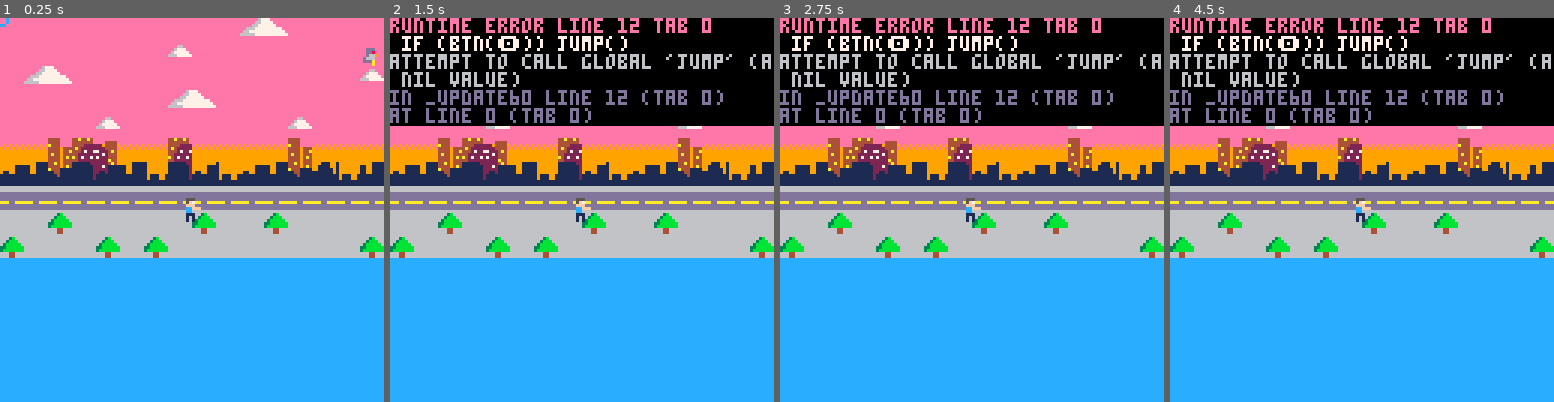
Above: before the commit, frames 1-4 (left to right).
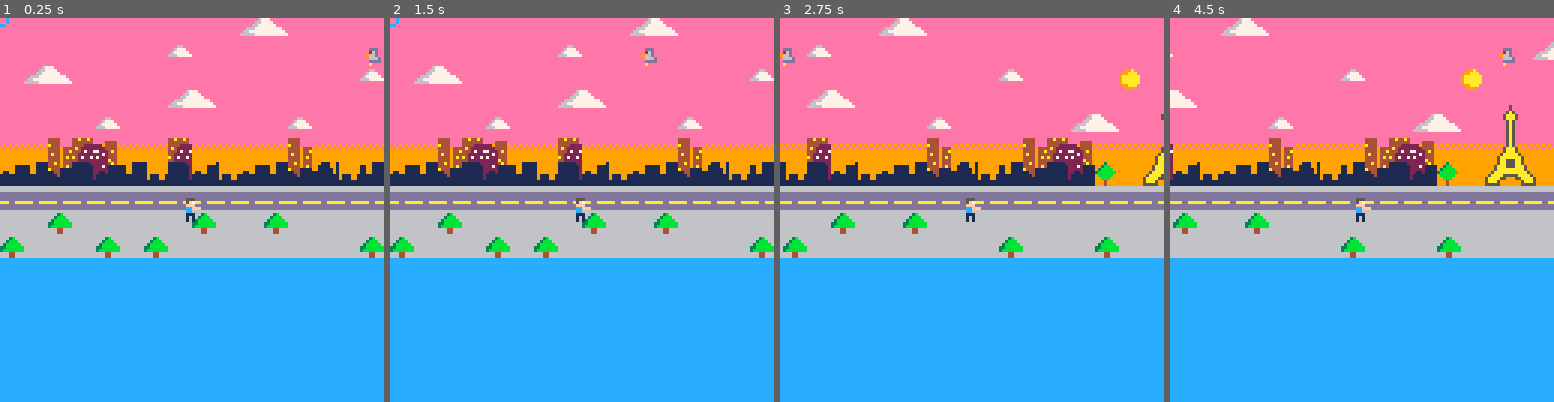
Above: after the commit, the same moments.

Repository: julie17-d/projet-collectif---pico-8
Game: PICO-8 cartridge commun.p8
The game is run twice, just before and just after one commit, with the same random seed, the same clock (stepped at 60 frames per second) and the same inputs.
Inputs:
- Up to frame 1 (0.25 s): no input
- Up to frame 2 (1.5 s): tap X (X key) at 0.33, 1.07 s; tap O (Z key) at 0.7 s
- Up to frame 3 (2.75 s): hold Right 1.6-2.1 s; tap O (Z key) at 1.7, 2.1, 2.5 s; tap X (X key) at 1.85 s; hold Right from 2.47 s (still down)
- Up to frame 4 (4.5 s): tap O (Z key) every 0.4 s from 2.9 to 4.1 s; tap X (X key) at 2.97, 4.08 s; release Right at 3.03 s; hold Left 3.08-3.58 s; hold Right from 4.02 s (still down)

The runs differ from the first frame. In frame 1, 0.1% of the frame differs, in the area x 94-100%, y 7-13%; in frame 2, 27%; in frame 3, 35%; in frame 4, 36%, in the area x 0-100%, y 0-63%.
Error before the commit: runtime error line 12 tab 0; if (btn(�)) jump(); attempt to call global 'jump' (a nil value)

Commit message:
random pigeons

Diff:
--- a/commun.p8
+++ b/commun.p8
@@ -12,11 +12,10 @@
 	if (btn(➡️))	p.x+=p.speed
 	if (btn(⬅️)) p.x-=p.speed
 	if (btnp(❎)) shoot()
-	if (btn(🅾️)) jump()
 
 	update_bullets()
 	if #pigeons==0 then
-		spawn_pigeons()
+		spawn_pigeons(3)
 	end
 	update_pigeons()
 	update_explosions()
@@ -33,7 +32,7 @@
 
 	--pigeons
 	for e in all(pigeons) do
-		spr(5,e.x,e.y)
+		spr(23,e.x,e.y)
 	end
 
 	--explosions
@@ -80,14 +79,17 @@
 	cam_x=mid(0,cam_x,896)
 	camera(cam_x)
 end
+
 -->8
 --pigeons
 
-function spawn_pigeons()
+function spawn_pigeons(amount)
+ for i=1, amount do
 	add(pigeons,{
 		x=p.x+68,
 		y=10
 	})
+ end
 end
 
 function update_pigeons()
@@ -207,12 +209,12 @@
 0070070000111000dd666dd00cfc0000011f10000000a000eeeeeeeeaaaddaaa6666666611111111111111111911199111111111eeeeeeee99bbb9993bbbbbbb
 000000000010100000d6d00001f111000000100000000000eeeeeeeedddddddd6666666611111111111111111111111111111111eeeeeeee9994999966644666
 000000000010100000a0a000010000000000100000000000eeeeeeeedddddddd6666666611111111111111111111111111111111eeeeeeee9994999966644666
-eeeeeeeeeeeeeeee00000000000b0000eeeeeeee999999994a44411100000000eeeeeeeeeeeeeeeeeeeeeeeeeeeeeeee44a49444eeeeeeee4444eeee44a44a4e
-eeeeeeeeeeeeeeee0000000000000000ee99aeee999999991114411100000000eeeeeeeeeeeeeddddddeeeeeeeeeeeee444494a4eeeeeeee4444eeee4444444e
-eeeeeeeeeeeeeeee00000000000b0000e99aaaee999999991114a11100000000eeeeeeeeeeeeddddddddeeeeeeeeeeeea4441111e9e9e9e9a444eeee44442222
-eeeeeeeeeeeeeeee000a0000000000009aaaaaae999999991114411100000000eeeeeeeeeeeddddddddddeeeeeeeeeee114411119e9e9e9e444494444a422222
-eeeeeeeeeeeeeeee00000000000b00009aaaaaae999999991111111100000000eeeeeeeeeedd888dd888ddeeeeeeeeee11141111999999994444944a44427227
-eeeeeeee5eeeeeee00000000000b00009aaaaaae999999991111111100000000eeeeeeeeeedd80866808ddeeeeeeeeee11111111999999994a44944444222222
+eeeeeeeeeeeeeeee00000000000b0000eeeeeeee999999994a444111000ddd00eeeeeeeeeeeeeeeeeeeeeeeeeeeeeeee44a49444eeeeeeee4444eeee44a44a4e
+eeeeeeeeeeeeeeee0000000000000000ee99aeee999999991114411100086d00eeeeeeeeeeeeeddddddeeeeeeeeeeeee444494a4eeeeeeee4444eeee4444444e
+eeeeeeeeeeeeeeee00000000000b0000e99aaaee999999991114a11100966d00eeeeeeeeeeeeddddddddeeeeeeeeeeeea4441111e9e9e9e9a444eeee44442222
+eeeeeeeeeeeeeeee000a0000000000009aaaaaae9999999911144111000666d0eeeeeeeeeeeddddddddddeeeeeeeeeee114411119e9e9e9e444494444a422222
+eeeeeeeeeeeeeeee00000000000b00009aaaaaae9999999911111111000dddd0eeeeeeeeeedd888dd888ddeeeeeeeeee11141111999999994444944a44427227
+eeeeeeee5eeeeeee00000000000b00009aaaaaae9999999911111111000a0000eeeeeeeeeedd80866808ddeeeeeeeeee11111111999999994a44944444222222
 eeeeeeee5eeeeeee0000000000000000e99aaaee999999991111111100000000eeeeeeeeeedd80866808ddeeeeeeeeee1111111199999999444494a4a4272272
 eeeeeee5a5eeeeee00000000000b0000ee999eee999999991111111100000000eeeeeeeeeeddd699996dddeeeeeeeeee11111111999999994444944444222222
 eeeeee5aaa5eeeee088008800880088000000000000000000000000000000000eeeeeeeeeeddd699996dddeeeeeeeeee11111122eeeeeeee22224a4900000000
